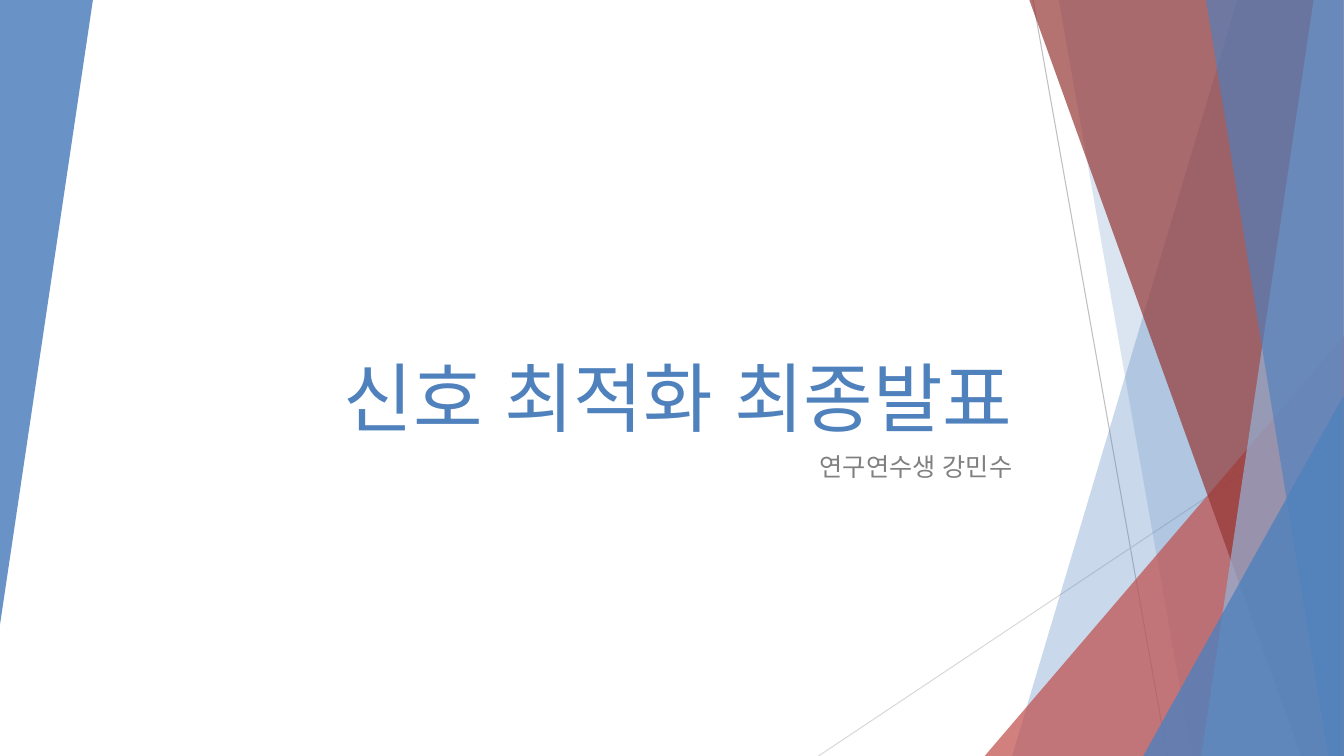
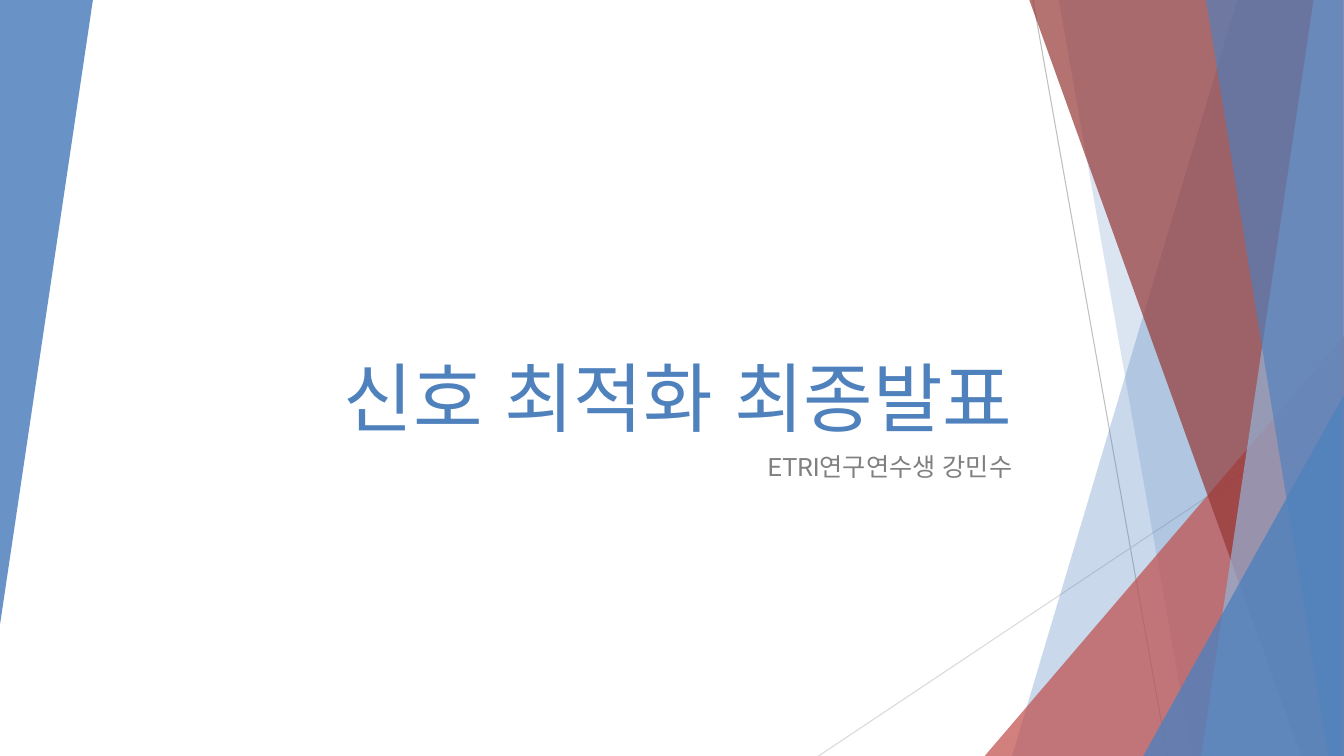
Before and after one commit to 3neutronstar/rl-constraints-traffic, a slide deck: slide 1 of Traffic Optimization Final Speech.pptx. Drawn at 1344x756 pixels with LibreOffice and Linux fonts; fonts in the diff are those of the drawing. Boxes give left, top, right and bottom in pixels: in the first picture for what was removed or moved away, otherwise in the second. Text is boxed around its words. In the diff, an @@ line names an element or a change of style, - is before the commit and + after.

Commit message:
update pptx

```diff
--- a/Traffic Optimization Final Speech.pptx
+++ b/Traffic Optimization Final Speech.pptx
@@ subtitle at bbox=[768, 455, 1013, 478]: text changed @@
-연구연수생 강민수
+ETRI연구연수생 강민수
```
Also in this commit, not shown: 7 slides added, 5 slides removed.
